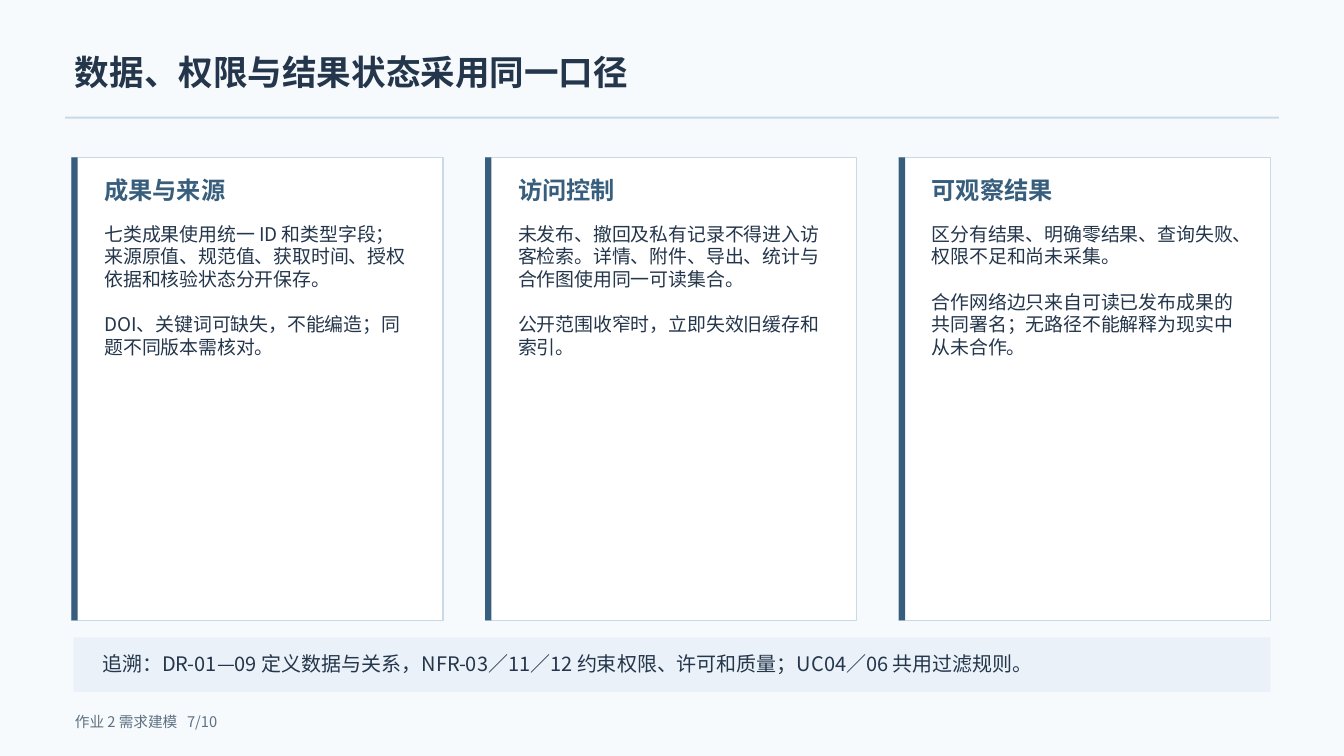
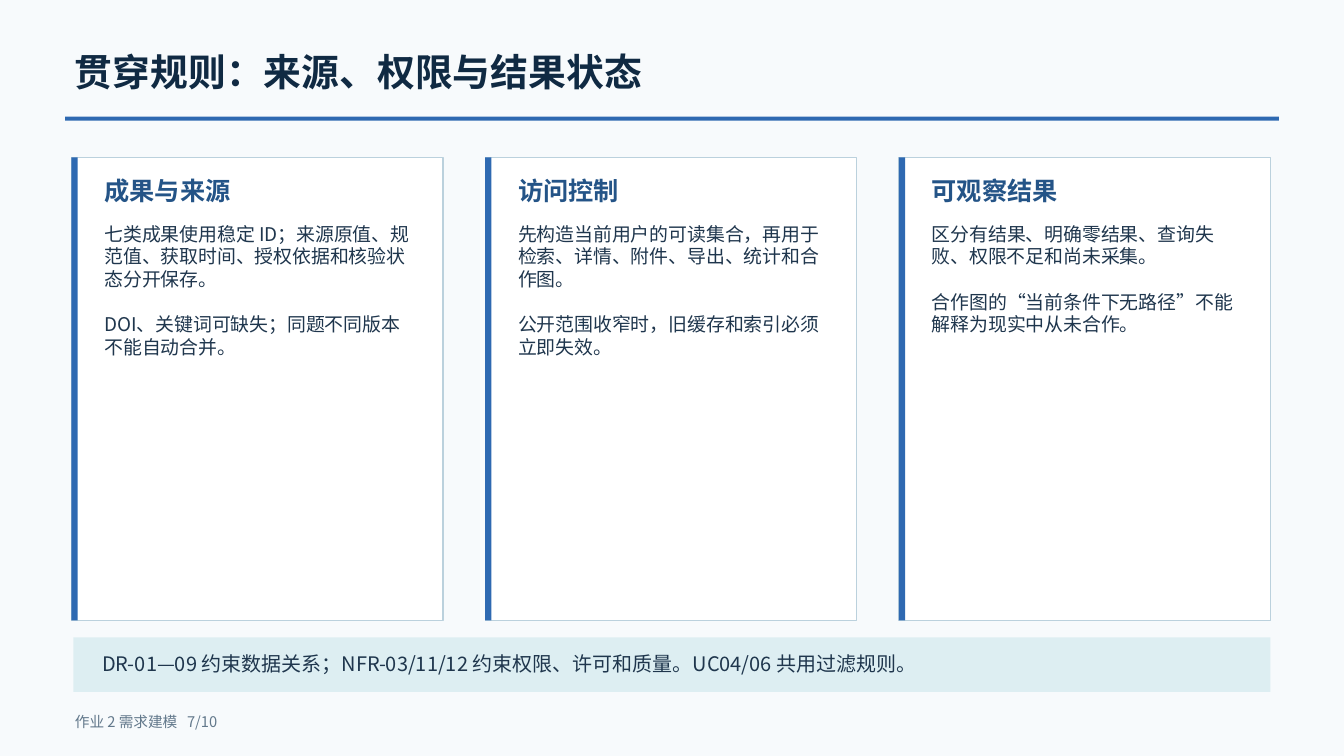
Before and after one commit to retepa1676767/ScholarShare, a slide deck: slide 7 of docs/需求建模/提交版/作业2-学术成果分享平台-需求建模汇报.pptx. Drawn at 1344x756 pixels with LibreOffice and Linux fonts; fonts in the diff are those of the drawing. Boxes give left, top, right and bottom in pixels: in the first picture for what was removed or moved away, otherwise in the second. Text is boxed around its words. In the diff, an @@ line names an element or a change of style, - is before the commit and + after.

```diff
--- a/docs/需求建模/提交版/作业2-学术成果分享平台-需求建模汇报.pptx
+++ b/docs/需求建模/提交版/作业2-学术成果分享平台-需求建模汇报.pptx
@@ text at [75, 53, 642, 90]: text changed; size 24.8 to 27 pt; text colour #24364B to #102A43 @@
-数据、权限与结果状态采用同一口径
+贯穿规则：来源、权限与结果状态
@@ rectangle at [66, 117, 1279, 121]: fill #C9D9E5 to #2E69B1 @@
@@ outline #C9D9E5 0.75 pt to #BBD1DD 0.75 pt in 3 elements at [72, 157, 444, 620], [485, 157, 857, 620], [899, 157, 1271, 620] @@
@@ fill #385E7D to #2E69B1 in 3 elements at [72, 157, 78, 620], [485, 157, 491, 620], [899, 157, 905, 620] @@
@@ size 17.2 to 18 pt, text colour #385E7D to #245487 in 3 elements at [104, 178, 230, 203], [518, 178, 619, 203], [932, 178, 1058, 203] @@
@@ text at [104, 225, 409, 356]: text changed; text colour #24364B to #1F364D @@
-七类成果使用统一 ID 和类型字段；来源原值、规范值、获取时间、授权依据和核验状态分开保存。
-DOI、关键词可缺失，不能编造；同题不同版本需核对。
+七类成果使用稳定 ID；来源原值、规范值、获取时间、授权依据和核验状态分开保存。
+DOI、关键词可缺失；同题不同版本不能自动合并。
@@ text at [518, 225, 819, 356]: text changed; text colour #24364B to #1F364D @@
-未发布、撤回及私有记录不得进入访客检索。详情、附件、导出、统计与合作图使用同一可读集合。
-公开范围收窄时，立即失效旧缓存和索引。
+先构造当前用户的可读集合，再用于检索、详情、附件、导出、统计和合作图。
+公开范围收窄时，旧缓存和索引必须立即失效。
@@ text at [932, 225, 1214, 265]: text colour #24364B to #1F364D in "区分有结果、明确零结果、查询失败、权限不足和尚未采集。" @@
@@ text at [932, 293, 1233, 333]: text changed; text colour #24364B to #1F364D @@
-合作网络边只来自可读已发布成果的共同署名；无路径不能解释为现实中从未合作。
+合作图的“当前条件下无路径”不能解释为现实中从未合作。
@@ rectangle at [74, 637, 1271, 692]: fill #EAF1F8 to #DDEEF2 @@
@@ text at [102, 654, 917, 675]: text changed; text colour #24364B to #1F364D @@
-追溯：DR-01—09 定义数据与关系，NFR-03／11／12 约束权限、许可和质量；UC04／06 共用过滤规则。
+DR-01—09 约束数据关系；NFR-03/11/12 约束权限、许可和质量。UC04/06 共用过滤规则。
```
Also in this commit, not shown: 9 other slides changed, 1 other file.
